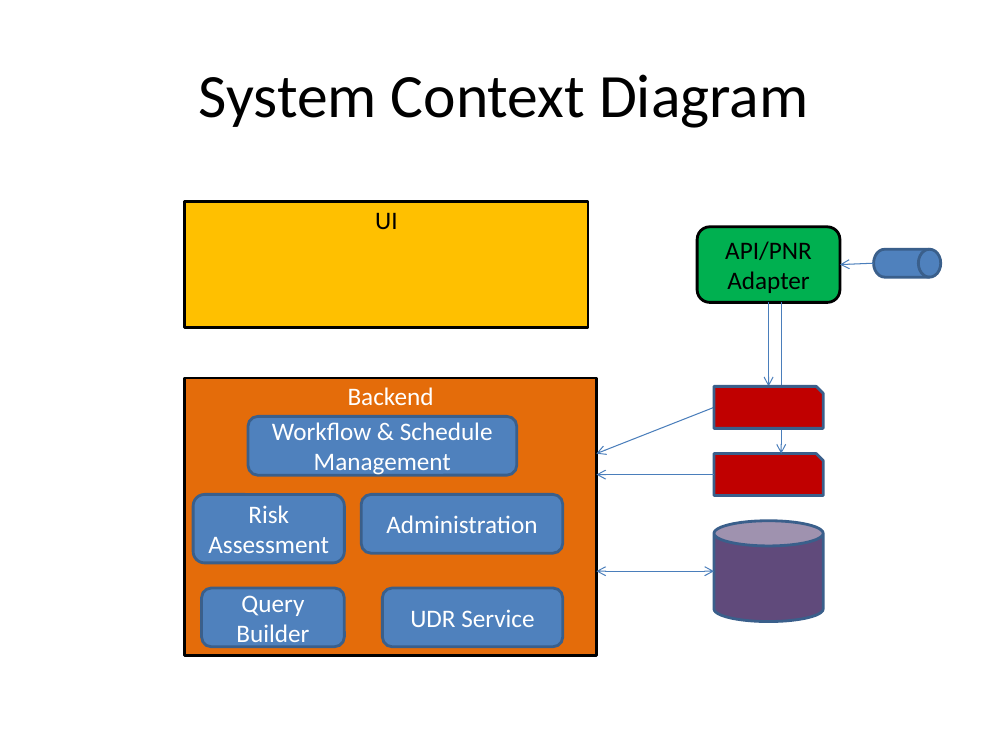
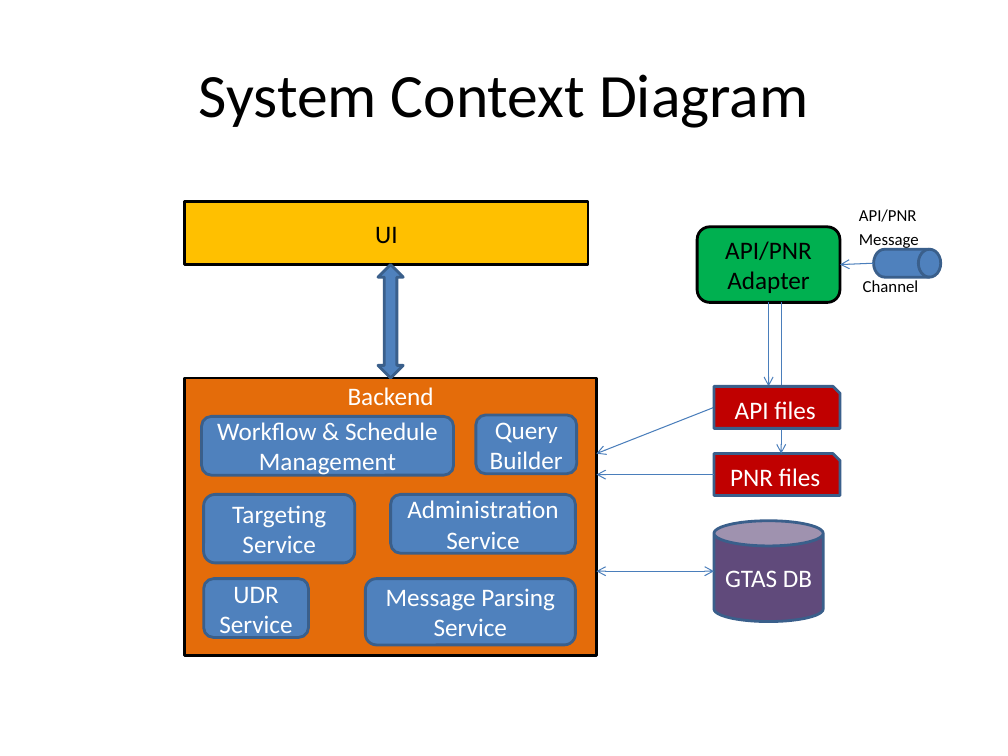
Before and after one commit to seamustuohy/GTAS, a slide deck: slide 7 of doc/GTAS Architecture & Design.pptx. Drawn at 1008x756 pixels with LibreOffice and Linux fonts; fonts in the diff are those of the drawing. Boxes give left, top, right and bottom in pixels: in the first picture for what was removed or moved away, otherwise in the second. Text is boxed around its words. In the diff, an @@ line names an element or a change of style, - is before the commit and + after.

Commit message:
updated context diagram.

```diff
--- a/doc/GTAS Architecture & Design.pptx
+++ b/doc/GTAS Architecture & Design.pptx
@@ rectangle "UI": place and size @@
-rectangle "UI" at box(184, 202, 588, 328)
+rectangle "UI" at box(184, 202, 588, 264)
@@ text added at box(859, 209, 919, 292), 12 pt, text #000000 @@
+API/PNR
+Message
+Channel
@@ up down arrow added at box(378, 264, 403, 377), fill #4F81BD, outline #3A5F8C 2 pt @@
@@ snip rect "API files": place and size @@
-snip rect "API files" at box(714, 386, 823, 428)
+snip rect "API files" at box(714, 386, 840, 428)
@@ rounded rectangle "Workflow & Schedule Management": place and size @@
-rounded rectangle "Workflow & Schedule Management" at box(248, 416, 517, 475)
+rounded rectangle "Workflow & Schedule Management" at box(202, 416, 454, 475)
@@ rounded rectangle "Query Builder": place and size @@
-rounded rectangle "Query Builder" at box(202, 588, 345, 646)
+rounded rectangle "Query Builder" at box(476, 415, 577, 474)
@@ text in snip rect at box(735, 401, 815, 420): text added @@
+API files
@@ snip rect "PNR files": place and size @@
-snip rect "PNR files" at box(714, 454, 823, 496)
+snip rect "PNR files" at box(714, 454, 840, 496)
@@ text in snip rect at box(730, 468, 820, 486): text added @@
+PNR files
@@ rounded rectangle "Targeting Service": place and size @@
-rounded rectangle "Targeting Service" at box(194, 495, 345, 563)
+rounded rectangle "Targeting Service" at box(204, 495, 355, 563)
@@ text in rounded rectangle at box(232, 505, 326, 553): text changed @@
-Risk Assessment
+Targeting Service
@@ rounded rectangle "Administration": place and size @@
-rounded rectangle "Administration" at box(361, 495, 562, 553)
+rounded rectangle "Administration" at box(391, 495, 576, 553)
@@ text in rounded rectangle at box(446, 531, 519, 555): paragraph added @@
+Service
@@ rounded rectangle "UDR Service": place and size @@
-rounded rectangle "UDR Service" at box(382, 588, 562, 646)
+rounded rectangle "UDR Service" at box(204, 579, 308, 637)
@@ rounded rectangle added at box(365, 579, 575, 645), fill #4F81BD, outline #3A5F8C 2 pt, 18 pt, text #FFFFFF @@
+Message Parsing Service
@@ text in cylinder at box(725, 570, 812, 587): text added @@
+GTAS DB
```
